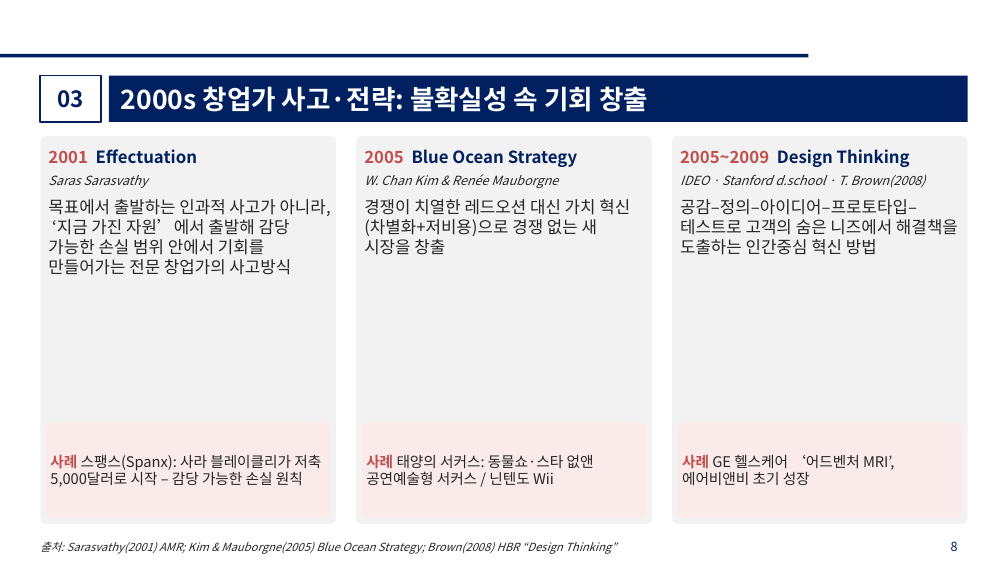
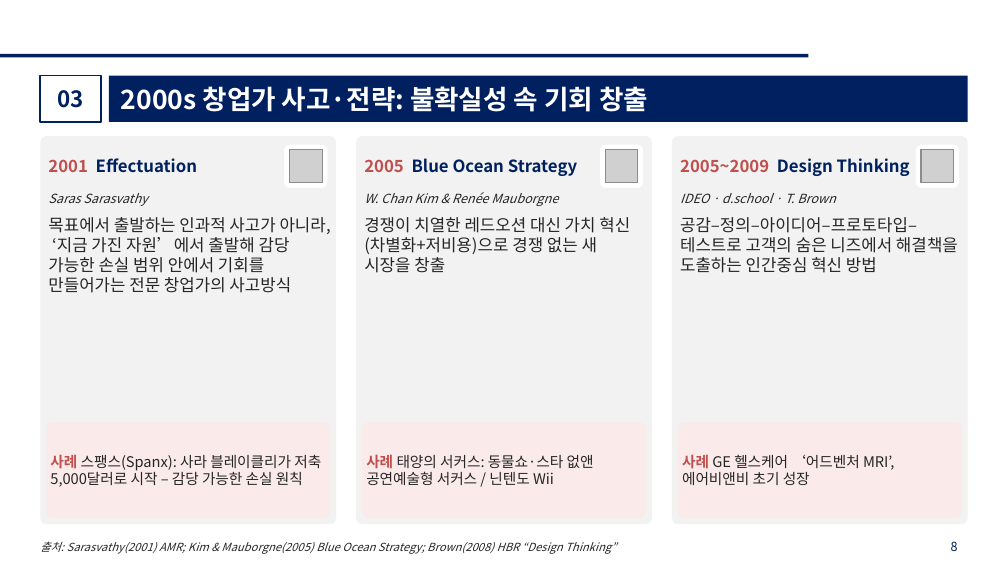
Before and after one commit to kicfseo-netizen/mini-web-toys, a slide deck: slide 8 of startup-theory-lecture/창업이론_강의자료.pptx. Drawn at 1008x567 pixels with LibreOffice and Linux fonts; fonts in the diff are those of the drawing; grey boxes stand for pictures; background and template pictures are left out. Boxes give left, top, right and bottom in pixels: in the first picture for what was removed or moved away, otherwise in the second. Text is boxed around its words. In the diff, an @@ line names an element or a change of style, - is before the commit and + after.

```diff
--- a/startup-theory-lecture/창업이론_강의자료.pptx
+++ b/startup-theory-lecture/창업이론_강의자료.pptx
@@ text "2001 Effectuation" moved from (x1=48, y1=149, x2=197, y2=164) to (x1=48, y1=158, x2=197, y2=173) @@
@@ rounded rectangle added at (x1=283, y1=144, x2=328, y2=188), fill #FFFFFF, outline #F2F2F2 0.75 pt @@
@@ text "2005 Blue Ocean Strategy" moved from (x1=364, y1=149, x2=577, y2=167) to (x1=364, y1=158, x2=577, y2=176) @@
@@ rounded rectangle added at (x1=600, y1=144, x2=644, y2=188), fill #FFFFFF, outline #F2F2F2 0.75 pt @@
@@ text "2005~2009 Design Thinking" moved from (x1=680, y1=149, x2=910, y2=167) to (x1=680, y1=158, x2=910, y2=176) @@
@@ rounded rectangle added at (x1=915, y1=144, x2=960, y2=188), fill #FFFFFF, outline #F2F2F2 0.75 pt @@
@@ picture added at (x1=289, y1=150, x2=323, y2=183) @@
@@ picture added at (x1=605, y1=150, x2=638, y2=183) @@
@@ picture added at (x1=921, y1=150, x2=955, y2=183) @@
@@ text "Saras Sarasvathy" moved from (x1=48, y1=175, x2=147, y2=188) to (x1=48, y1=193, x2=147, y2=206) @@
@@ text "W. Chan Kim & Renée ..." moved from (x1=364, y1=174, x2=558, y2=188) to (x1=364, y1=192, x2=558, y2=206) @@
@@ text at (x1=680, y1=193, x2=835, y2=203): text changed @@
-IDEO · Stanford d.school · T. Brown(2008)
+IDEO · d.school · T. Brown
@@ text "목표에서 출발하는 인과적 사고가 아니라, ..." moved from (x1=48, y1=199, x2=331, y2=275) to (x1=48, y1=217, x2=331, y2=293) @@
@@ text "경쟁이 치열한 레드오션 대신 가치 ..." moved from (x1=364, y1=199, x2=630, y2=255) to (x1=364, y1=217, x2=630, y2=273) @@
@@ text "공감–정의–아이디어–프로토타입–테스트로 고객의 숨은 니즈에서 해결책을 ..." moved from (x1=680, y1=199, x2=958, y2=255) to (x1=680, y1=217, x2=958, y2=273) @@
```
Also in this commit, not shown: 18 other slides changed, 27 other files.
